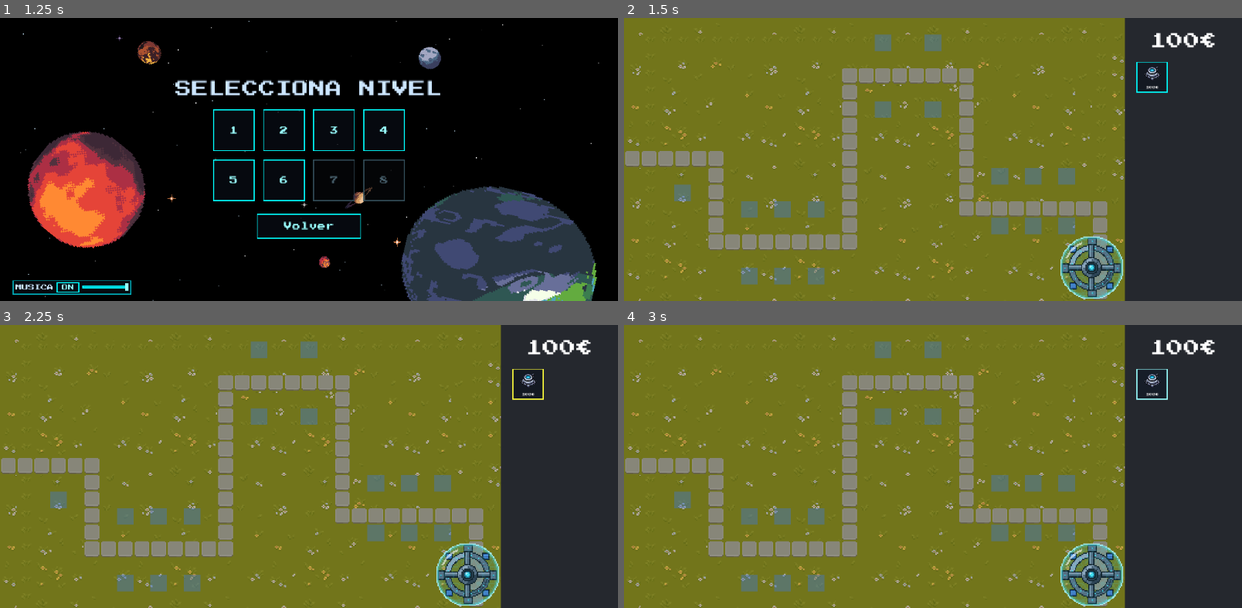
Above: before the commit, frames 1-4 (two rows, left to right).
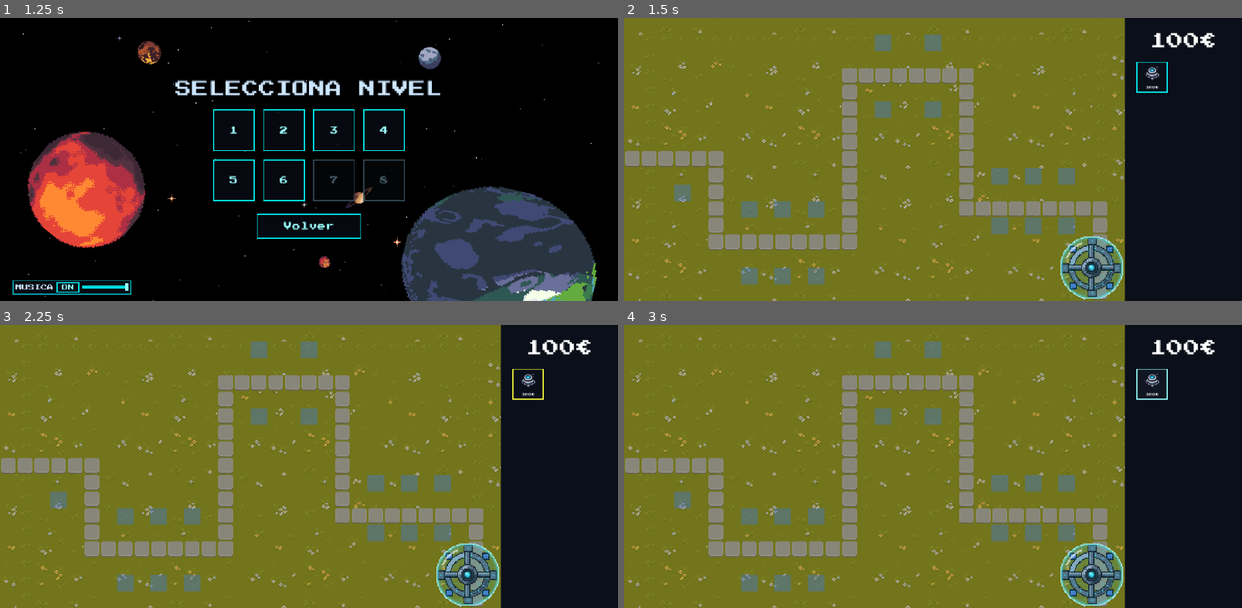
Above: after the commit, the same moments.

Repository: D4MC04/proyecto_dam2b
Game: Godot game, scene res://scenes/MainMenu.tscn
Two runs of this game, one before a commit and one after it. Both use one fixed random seed, a clock stepped at 60 frames per second and the inputs below.
Inputs (mouse positions are in pixels of both pictures, inside the frame that each line leads up to):
- Up to frame 1 (1.25 s): click "Jugar" at 0.5 s
- Up to frame 2 (1.5 s): click "1" at 1.25 s
- Up to frame 3 (2.25 s): click (525, 384) at 2 s
- Up to frame 4 (3 s): click (1149, 384) at 2.75 s

Frame 1 is identical in both runs. In frame 2, 18% of the frame differs, in the area x 81-100%, y 0-100%; in frame 3, 18%; in frame 4, 18%.

Commit message:
Pone fondo oscuro detrás de la barra lateral
Co-Authored-By: Claude Opus 5.5 <noreply@anthropic.com>

Diff:
--- a/project.godot
+++ b/project.godot
@@ -46,5 +46,6 @@
 
 [rendering]
 
+environment/defaults/default_clear_color=Color(0.04, 0.06, 0.1, 1)
 textures/canvas_textures/default_texture_filter=0
 rendering_device/driver.windows="d3d12"
